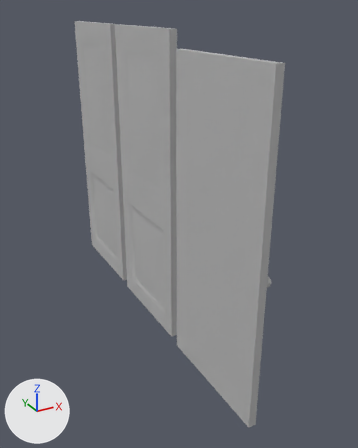
The FBX model Assets/Resources/Assets/3D/Props/doors/door_low.fbx: old version first, new version second.
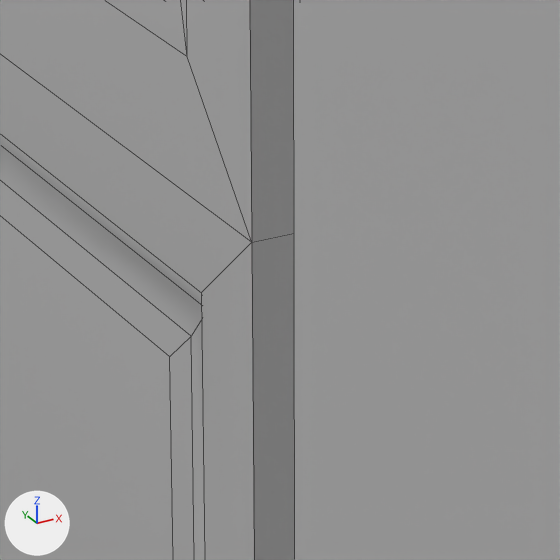
The first picture shows the older version from a 50 mm lens placed at (-1.81, 1.18, 9.73), pointed at (-0.25, 4.03, 8.31). The close-ups show both versions on the part from 38% to 59% of the width and 42% to 59% of the height of that picture; other places that the commit changed are outside them. Arrows for +X, +Y and +Z are at lower left; the lights stay in place. The close-ups show mesh edges as thin lines. Where no turn or scale is listed for an object, it has been applied to the vertices.

Script lines for the objects in view, before the commit:
```python
me_mesh = bpy.data.meshes.new('Mesh')
me_mesh.from_pydata(...)  # 68 vertices, 66 faces; spans x -0.03..0.03, y -0.81..0.0, z -1.05..1.05
me_mesh.materials.append(mat_doors)  # grey #bcbcbc
me_mesh_011 = bpy.data.meshes.new('Mesh.011')
me_mesh_011.from_pydata(...)  # a box spanning x -0.02..0.02, y -0.43..0.43, z -0.95..1.06
me_mesh_011.materials.append(mat_doors)  # grey #bcbcbc
ob_door_body1_low = bpy.data.objects.new('door_body1_low', me_mesh)
ob_door_body1_low.location = (-0.384, 4.656, 8.56)
ob_restroom_door_body_low = bpy.data.objects.new('restroom_door_body_low', me_mesh_011)
ob_restroom_door_body_low.location = (-0.399, 3.302, 8.453)
```
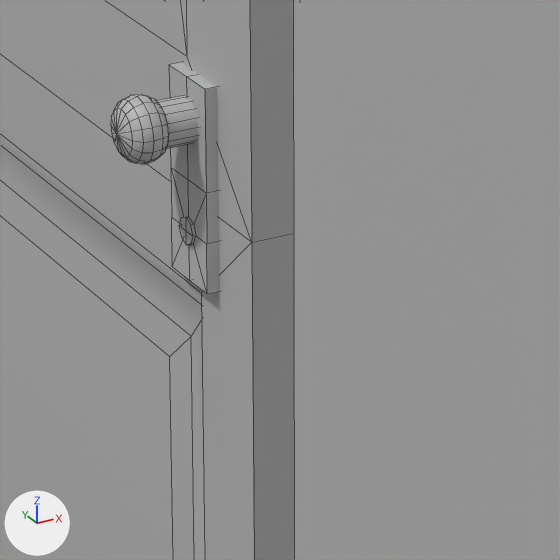
Pixel boxes [x1, y1, x2, y2] of what changed, in the close-ups (560 x 560 px):
'door_keyhole1_low.001', added
    after: [169, 63, 219, 294]
'door_handle1_2_low.001', added
    after: [111, 94, 169, 164]
'door_handle1_1_low.001', added
    after: [157, 96, 198, 149]

What the commit changed:
Mesh me_mesh_004_1 is new.
It has 40 vertices, 38 faces and spans x -0.01..0.008, y -0.032..0.039, z -0.101..0.101.
It uses material mat_doors (grey #bcbcbc).
Mesh me_mesh_006_1 is new.
It has 112 vertices, 120 faces and spans x -0.0217..0.0217, y -0.0321..0.0321, z -0.0321..0.0321.
It uses material mat_doors (grey #bcbcbc).
Mesh me_mesh_005_1 is new.
It has 33 vertices, 32 faces and spans x -0.0172..0.0172, y -0.0222..0.0222, z -0.0222..0.0222.
It uses material mat_doors (grey #bcbcbc).
Object 'door_keyhole1_low.001' (ob_door_keyhole1_low_001) is new; it shows me_mesh_004_1.
Its location is (-0.413, 3.939, 8.444).
Object 'door_handle1_2_low.001' (ob_door_handle1_2_low_001) is new; it shows me_mesh_006_1.
Its location is (-0.471, 3.942, 8.503).
Object 'door_handle1_1_low.001' (ob_door_handle1_1_low_001) is new; it shows me_mesh_005_1.
Its location is (-0.436, 3.942, 8.503).
